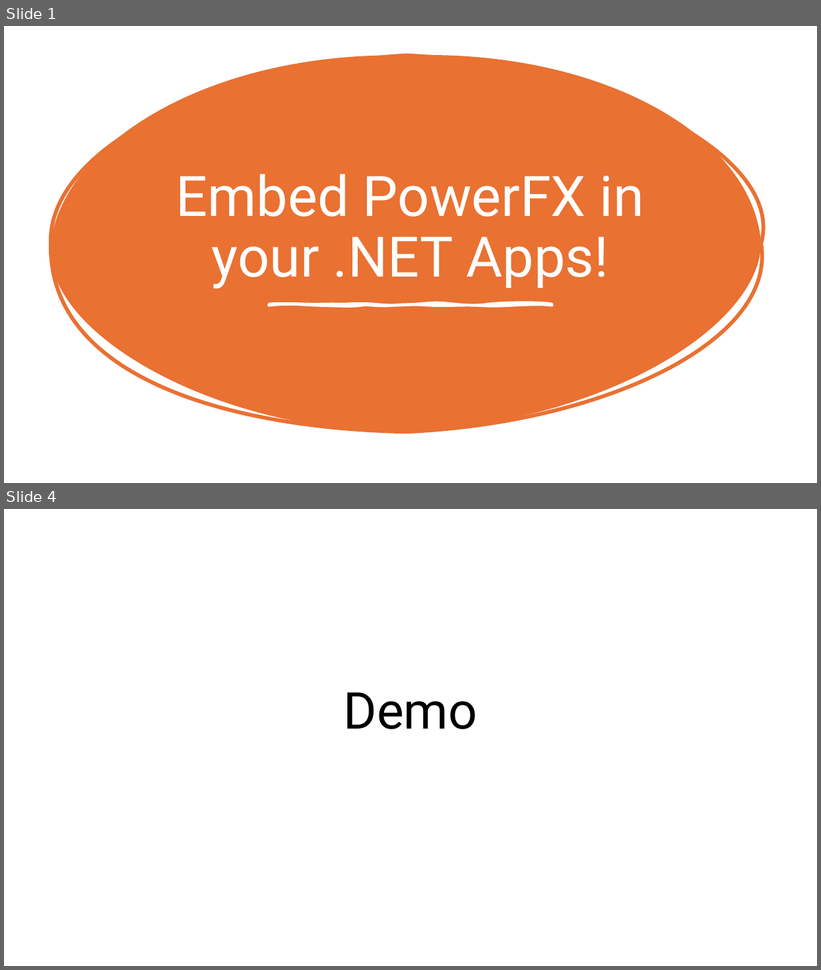
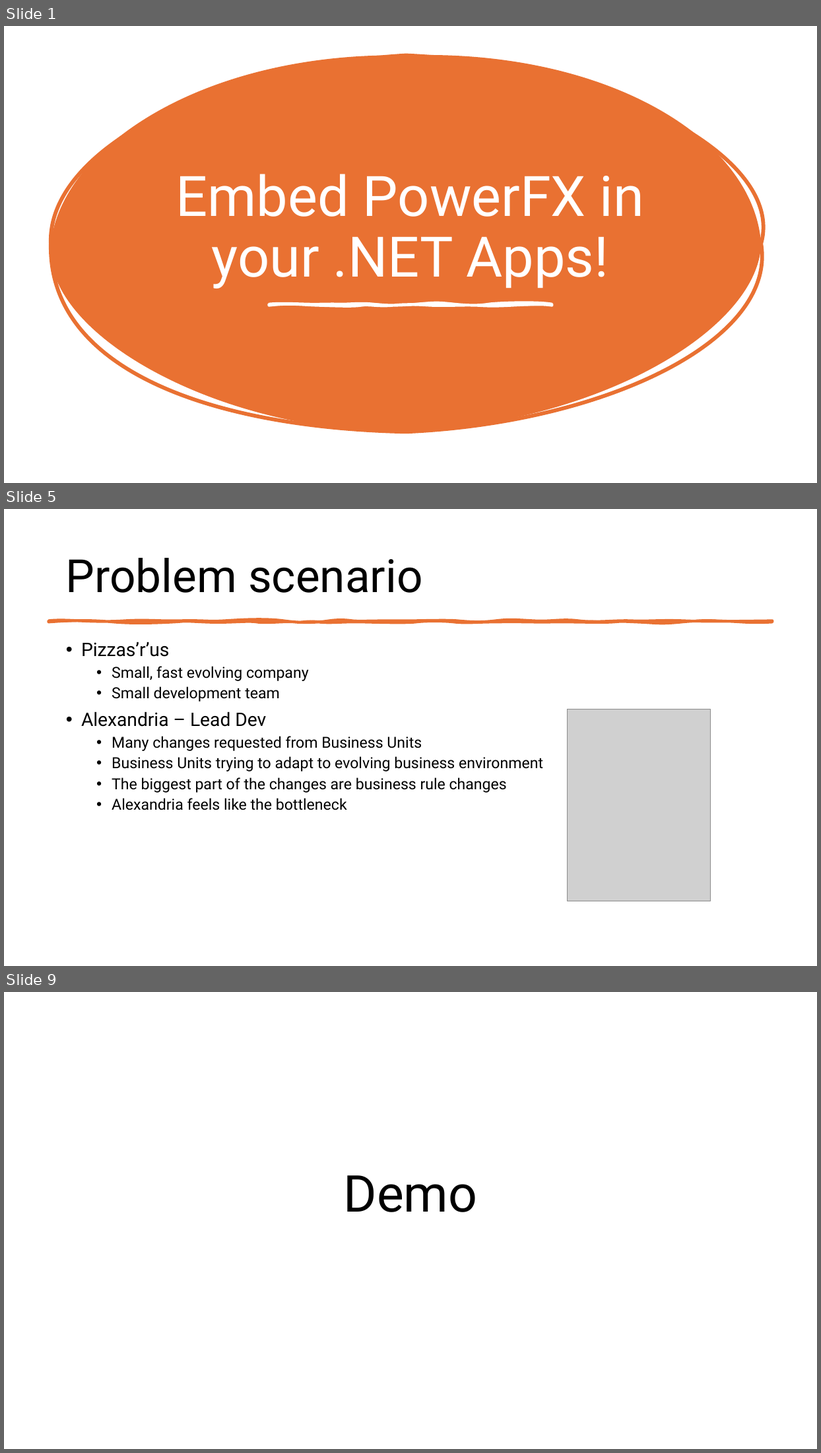
Before and after one commit to TheJuanitoLearnsShow/PuppyDataMapper, a slide deck: src-powerfx/slides/PowerFX embedding session.pptx. Shown one above the other, each under a label of ours: slides 1 and 4 before the commit, slides 1, 5 and 9 after it; the slides between them are not shown. The pictures are 821x970 and 821x1453 pixels, drawn with LibreOffice and Linux fonts; fonts in the diff are those of the drawing; grey boxes stand for pictures. Boxes give left, top, right and bottom in pixels: in the first picture for what was removed or moved away, otherwise in the second. Text is boxed around its words. In the diff, an @@ line names an element or a change of style, - is before the commit and + after.

```diff
--- a/src-powerfx/slides/PowerFX embedding session.pptx
+++ b/src-powerfx/slides/PowerFX embedding session.pptx
@@ slide 5 added at <box>4,509,817,966</box>, background #FFFFFF @@
@@ title added at <box>66,558,422,593</box>, 54 pt, text #000000 @@
+Problem scenario
@@ freeform shape added at <box>48,621,773,622</box>, fill #E97132, outline #E97132 3.25 pt @@
@@ text added at <box>81,642,543,811</box>, 18 pt, text #000000 @@
+• Pizzas’r’us
+  • Small, fast evolving company
+  • Small development team
+• Alexandria – Lead Dev
+  • Many changes requested from Business Units
+  • Business Units trying to adapt to evolving business environment
+  • The biggest part of the changes are business rule changes
+  • Alexandria feels like the bottleneck
@@ picture added at <box>568,709,710,901</box> @@
@@ what was slide 4 is now slide 9 @@
```
Also in this commit, not shown: 3 slides changed, 6 other slides added.
